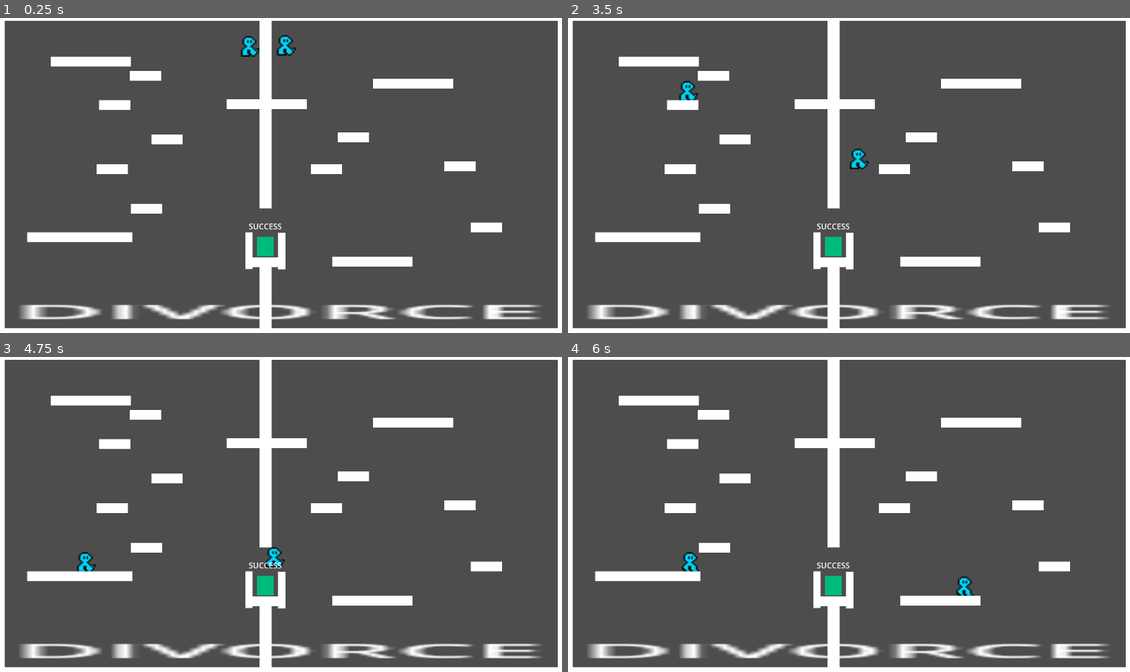
Above: before the commit, frames 1-4 (two rows, left to right).
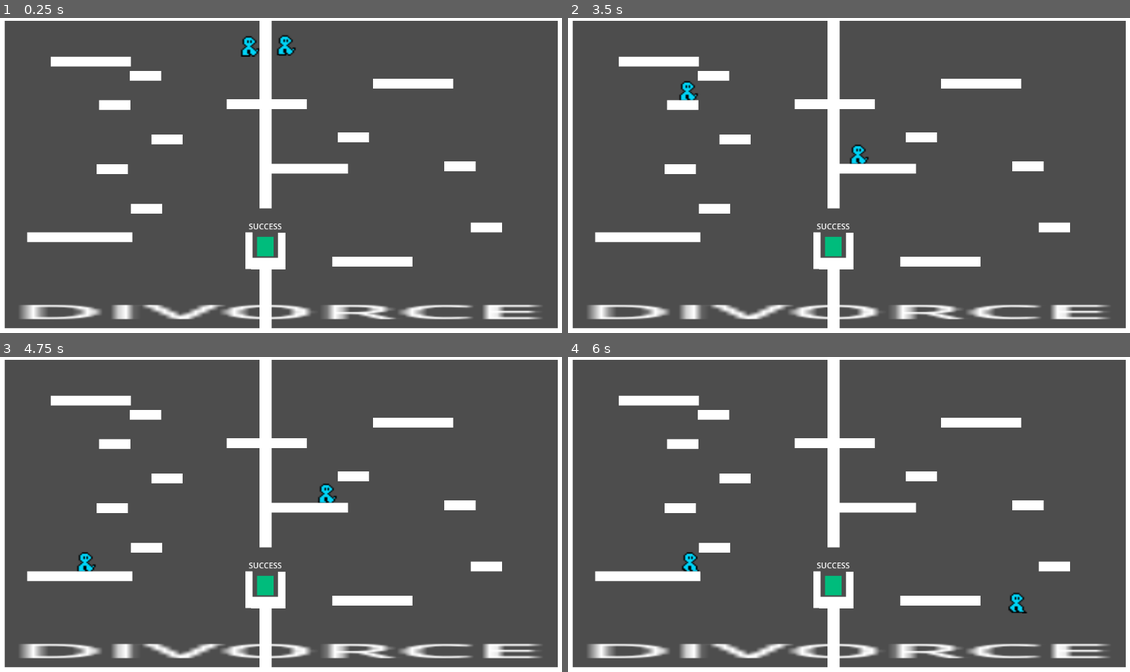
Above: after the commit, the same moments.

Repository: CRun7789/level-design-demo
Game: Godot game, scene res://scenes/sample_level.tscn
Same seed, same stepped clock (60 frames per second), same inputs: the game is played once before the commit and once after it.
Inputs:
- Up to frame 1 (0.25 s): no input
- Up to frame 2 (3.5 s): hold D (right) 0.53-2.03 s; tap Space (jump) at 0.77, 1.52, 3.02 s; hold A (left) from 2.03 s (still down)
- Up to frame 3 (4.75 s): tap Space (jump) at 3.77, 4.52 s; release A (left) at 4.28 s; hold D (right) from 4.28 s (still down)
- Up to frame 4 (6 s): keep holding D (right)

The runs differ from the first frame. In frame 1, 0.3% of the frame differs, in the area x 44-62%, y 46-80%; in frame 2, 0.5%; in frame 3, 0.6%, in the area x 44-62%, y 40-80%; in frame 4, 0.6%.

Commit message:
Made the game harder

Diff:
--- a/level-design-demo/scenes/sample_level.tscn
+++ b/level-design-demo/scenes/sample_level.tscn
@@ -39,6 +39,10 @@
 position = Vector2(667, 488)
 scale = Vector2(0.52, 0.1)
 
+[node name="PLATFORM20" parent="." instance=ExtResource("2_tcrif")]
+position = Vector2(535, 298)
+scale = Vector2(0.52, 0.1)
+
 [node name="PLATFORM4" parent="." instance=ExtResource("2_tcrif")]
 position = Vector2(262, 108)
 scale = Vector2(0.2, 0.1)
@@ -49,10 +53,6 @@
 
 [node name="PLATFORM5" parent="." instance=ExtResource("2_tcrif")]
 position = Vector2(687, 234)
-scale = Vector2(0.2, 0.1)
-
-[node name="PLATFORM7" parent="." instance=ExtResource("2_tcrif")]
-position = Vector2(632, 299)
 scale = Vector2(0.2, 0.1)
 
 [node name="PLATFORM16" parent="." instance=ExtResource("2_tcrif")]
@@ -69,7 +69,7 @@
 
 [node name="PLATFORM10" parent="." instance=ExtResource("2_tcrif")]
 position = Vector2(510, 489)
-scale = Vector2(0.2, 0.1)
+scale = Vector2(0.2, 0.122209)
 
 [node name="PLATFORM6" parent="." instance=ExtResource("2_tcrif")]
 position = Vector2(306, 238)
@@ -89,7 +89,7 @@
 
 [node name="PLATFORM19" parent="." instance=ExtResource("2_tcrif")]
 position = Vector2(530, 496)
-scale = Vector2(0.078, 0.7)
+scale = Vector2(0.078, 1.18)
 
 [node name="PLATFORM11" parent="." instance=ExtResource("2_tcrif")]
 position = Vector2(519, 436)
